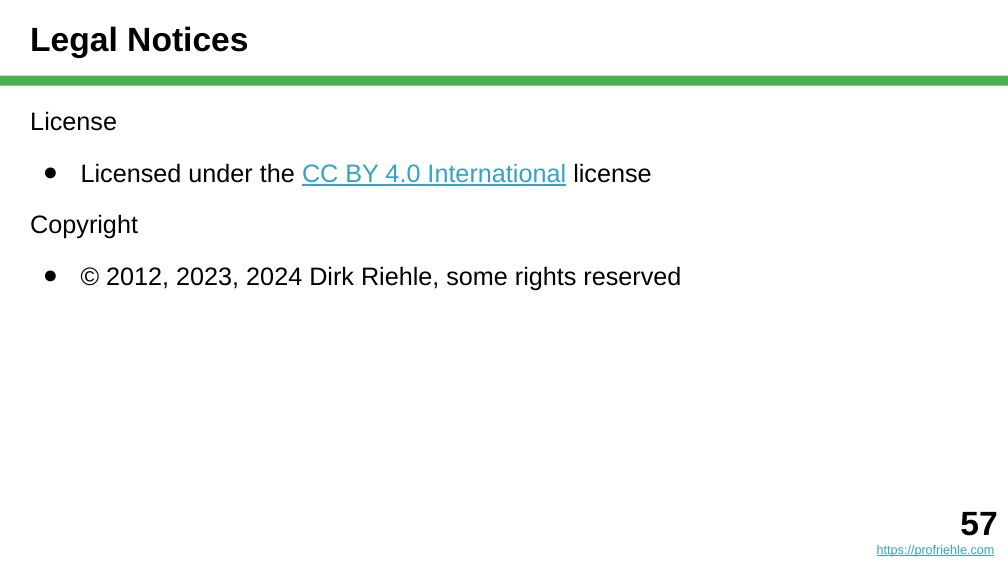
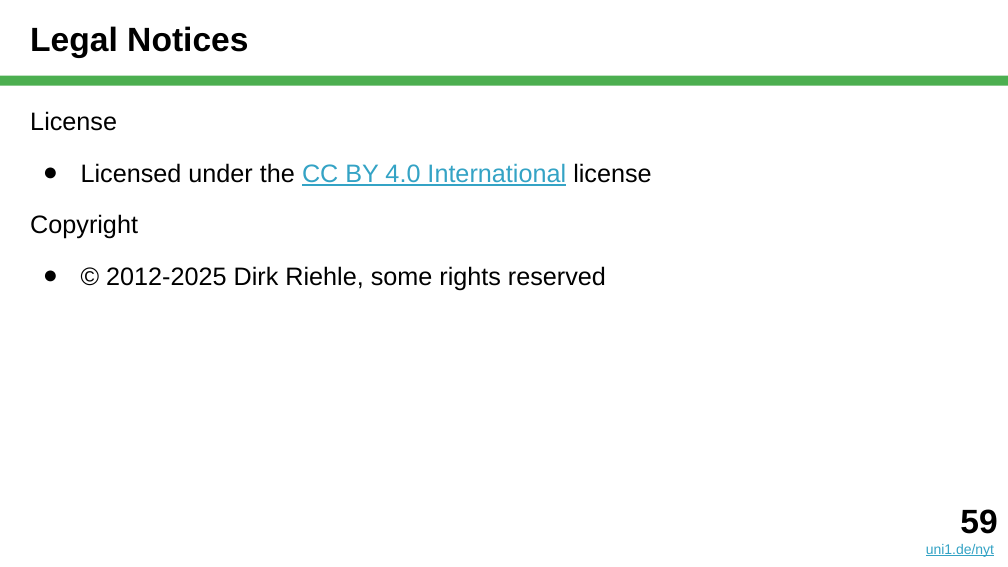
Before and after one commit to dirkriehle/nyt-course, a slide deck: slide 59 of Lecture slides/NYT E01 - Scientific Writing.pptx (slide 57 before the commit). Drawn at 1008x567 pixels with LibreOffice and Linux fonts; fonts in the diff are those of the drawing. Boxes give left, top, right and bottom in pixels: in the first picture for what was removed or moved away, otherwise in the second. Text is boxed around its words. In the diff, an @@ line names an element or a change of style, - is before the commit and + after.

Commit message:
Updates to E0x slide decks

```diff
--- a/Lecture slides/NYT E01 - Scientific Writing.pptx
+++ b/Lecture slides/NYT E01 - Scientific Writing.pptx
@@ text at <box>106,266,606,290</box>: text changed @@
-● © 2012, 2023, 2024 Dirk Riehle, some rights reserved
+● © 2012-2025 Dirk Riehle, some rights reserved
@@ text at <box>926,509,997,557</box>: text changed; size 9 to 10 pt @@
-57
-https://profriehle.com
+59
+uni1.de/nyt
```
Also in this commit, not shown: 4 other slides changed, 2 slides added, 3 other files.
